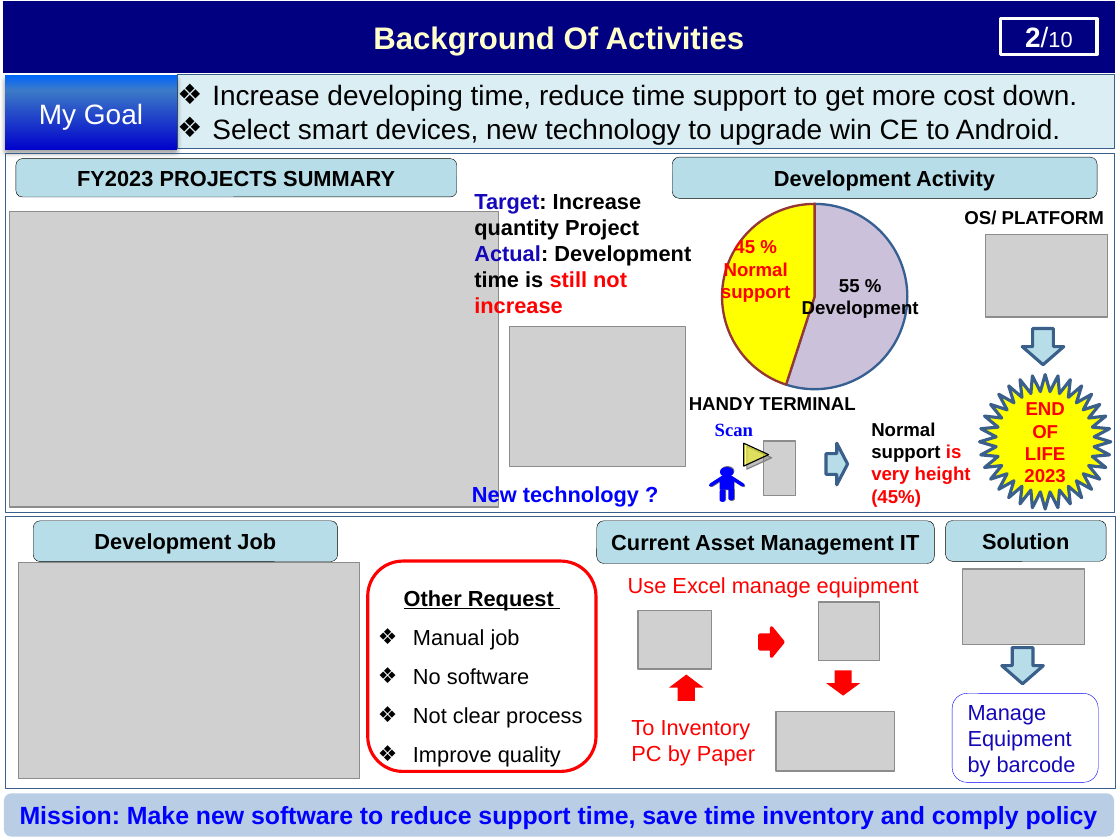
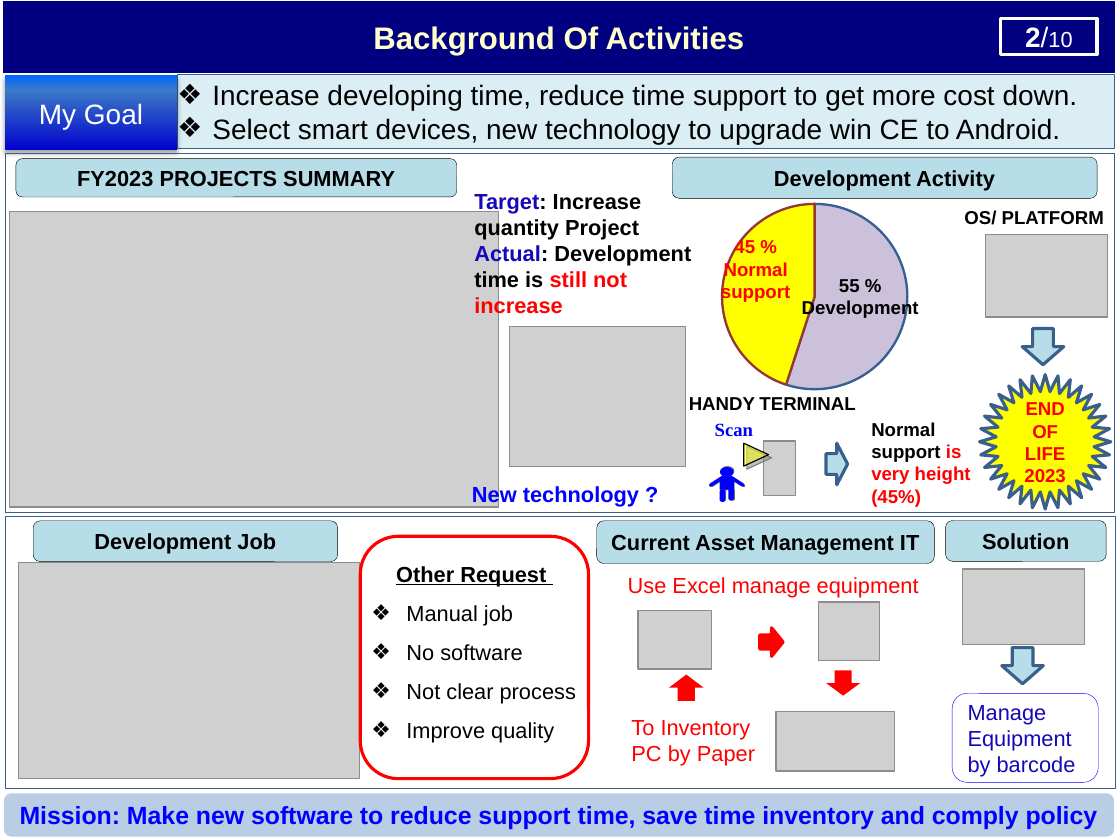
Before and after one commit to thietbicongnghevietnam/ReportPSNV, a slide deck: slide 3 of Report_test.pptx. Drawn at 1120x840 pixels with LibreOffice and Linux fonts; fonts in the diff are those of the drawing; grey boxes stand for pictures; background and template pictures are left out. Boxes give left, top, right and bottom in pixels: in the first picture for what was removed or moved away, otherwise in the second. Text is boxed around its words. In the diff, an @@ line names an element or a change of style, - is before the commit and + after.

```diff
--- a/Report_test.pptx
+++ b/Report_test.pptx
@@ rounded rectangle "Other Request": place and size @@
-rounded rectangle "Other Request" at bbox=[367, 561, 596, 772]
+rounded rectangle "Other Request" at bbox=[361, 536, 589, 778]
```
Also in this commit, not shown: 5 other slides changed, 1 other file.
